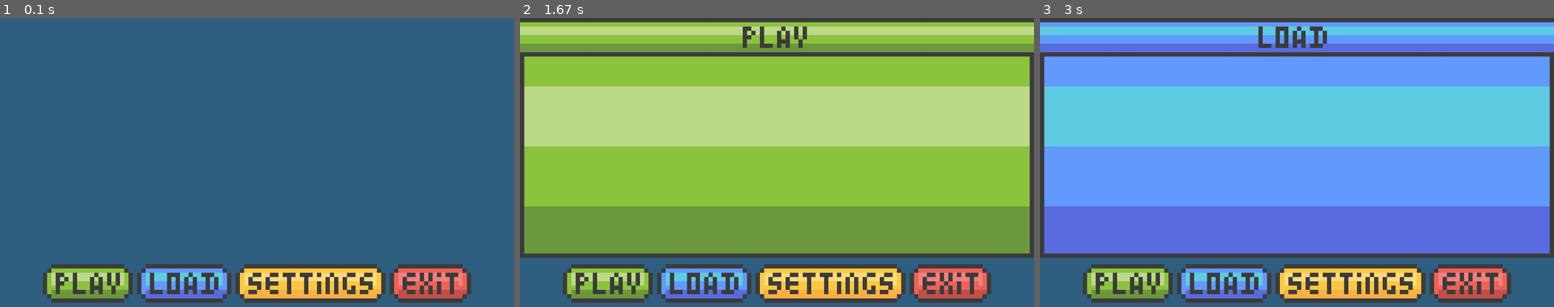
Above: before the commit, frames 1-3 (left to right).
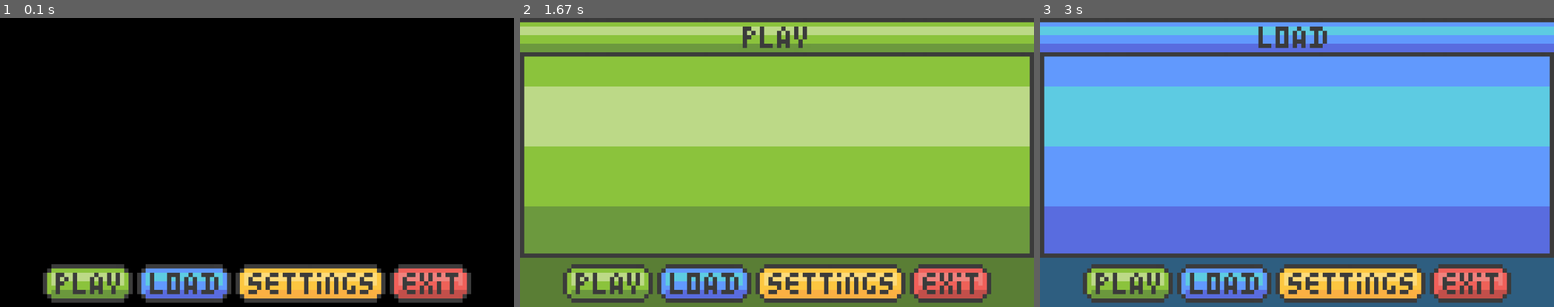
Above: after the commit, the same moments.

Repository: ale12d/pygame_project_1
Game: pygame game, started from main.py
The game is run twice, just before and just after one commit, with the same random seed, the same clock (stepped at 60 frames per second) and the same inputs.
Inputs (mouse positions are in pixels of both pictures, inside the frame that each line leads up to):
- Up to frame 1 (0.1 s): no input
- Up to frame 2 (1.67 s): click (607, 283) at 0.38 s
- Up to frame 3 (3 s): click (1225, 283) at 1.72 s

The runs differ from the first frame. In frame 1, 90% of the frame differs, in the area x 0-100%, y 0-100%; in frame 2, 6.9%; in frame 3, nothing differs.

Commit message:
add click sound + fix fullscreen settings

Diff:
--- a/controllers/main_controller.py
+++ b/controllers/main_controller.py
@@ -12,10 +12,12 @@
         self.in_settings = False
         self.in_play = False
         self.in_load = False
+        self.fullscreen = False
 
     def start(self):
         pygame.init()
-        screen = pygame.display.set_mode((1920, 1080))
+        screen = pygame.display.set_mode((0, 0), pygame.FULLSCREEN)
+        self.fullscreen = True
         pygame.display.set_caption(self.app_name)
 
         while True:
@@ -25,8 +27,8 @@
             clock = Clock()
             clock.set_framerate(FRAMERATE)
 
-            main_menu = MainMenuController(self.event, self.in_settings, self.in_play, self.in_load)
-            self.in_settings, self.in_play, self.in_load = main_menu.setup_view(screen)
+            main_menu = MainMenuController(self.event, self.in_settings, self.in_play, self.in_load, self.fullscreen)
+            self.in_settings, self.in_play, self.in_load, self.fullscreen = main_menu.setup_view(screen)
 
             pygame.display.update()
 
--- a/controllers/main_menu.py
+++ b/controllers/main_menu.py
@@ -4,40 +4,19 @@
 
 
 class MainMenuController:
-    def __init__(self, event, in_settings, in_play, in_load):
+    def __init__(self, event, in_settings, in_play, in_load, fullscreen):
         self.event = event
         self.in_settings = in_settings
         self.in_play = in_play
         self.in_load = in_load
+        self.fullscreen = fullscreen
+
 
     def setup_view(self, screen):
-        mx, my = pygame.mouse.get_pos()
-        mouse = Mouse(self.event)
 
-        keyboard = Keyboard(self.event)
-        keyboard.arrow_keys()
+        self.in_settings, self.in_play, self.in_load, self.fullscreen = MainMenuController.menu_buttons(self, screen)
 
-        main_menu = MainMenu()
-        play_button, load_button, settings_button, exit_button = main_menu.display(screen)
-
-        if play_button.collidepoint((mx, my)) or self.in_play is True:
-            click = mouse.click_check()
-            if click or self.in_play is True:
-                MainMenuController.play(self, screen, mx, my, mouse)
-        if load_button.collidepoint((mx, my)) or self.in_load is True:
-            click = mouse.click_check()
-            if click or self.in_load is True:
-                MainMenuController.load(self, screen, mx, my, mouse)
-        if settings_button.collidepoint((mx, my)) or self.in_settings is True:
-            click = mouse.click_check()
-            if click or self.in_settings is True:
-                MainMenuController.settings(self, screen, mx, my, mouse)
-        if exit_button.collidepoint((mx, my)):
-            click = mouse.click_check()
-            if click:
-                MainMenuController.quit(self)
-
-        return self.in_settings, self.in_play, self.in_load
+        return self.in_settings, self.in_play, self.in_load, self.fullscreen
 
     def play(self, screen, mx, my, mouse):
         self.in_play = True
@@ -47,6 +26,9 @@
         play = PlayMenu()
         play.display(screen)
 
+        main_menu = MainMenu()
+        main_menu.display(screen)
+
     def load(self, screen, mx, my, mouse):
         self.in_load = True
         self.in_play = False
@@ -54,6 +36,9 @@
 
         load = LoadMenu()
         load.display(screen)
+
+        main_menu = MainMenu()
+        main_menu.display(screen)
 
     def settings(self, screen, mx, my, mouse):
         self.in_settings = True
@@ -66,12 +51,70 @@
         if fullscreen_img_button.collidepoint((mx, my)):
             click = mouse.click_check()
             if click:
-                pygame.display.set_mode((0, 0), pygame.FULLSCREEN)
+                if not self.fullscreen:
+                    pygame.display.set_mode((0, 0), pygame.FULLSCREEN)
+                    self.fullscreen = True
+                else:
+                    pygame.display.set_mode((1152, 648))
+                    self.fullscreen = False
+
         if resolution_1_button.collidepoint((mx, my)):
             click = mouse.click_check()
             if click:
                 pygame.display.set_mode((1152, 648))
 
+        main_menu = MainMenu()
+        main_menu.display(screen)
+
     def quit(self):
         pygame.quit()
         exit()
+
+
+    def menu_buttons(self, screen):
+        mx, my = pygame.mouse.get_pos()
+        mouse = Mouse(self.event)
+
+        keyboard = Keyboard(self.event)
+        keyboard.arrow_keys()
+
+        sound = Sound()
+
+        main_menu = MainMenu()
+        play_button, load_button, settings_button, exit_button = main_menu.display(screen)
+
+        if play_button.collidepoint((mx, my)) or self.in_play :
+            click = mouse.click_check()
+            if click and play_button.collidepoint((mx, my)) and not self.in_play:
+                sound.click_sound()
+            if click or self.in_play is True:
+                MainMenuController.play(self, screen, mx, my, mouse)
+
+        if load_button.collidepoint((mx, my)) or self.in_load :
+            click = mouse.click_check()
+            if click and load_button.collidepoint((mx, my)) and not self.in_load:
+                sound.click_sound()
+            if click or self.in_load is True:
+                MainMenuController.load(self, screen, mx, my, mouse)
+
+        if settings_button.collidepoint((mx, my)) or self.in_settings :
+            click = mouse.click_check()
+            if click and settings_button.collidepoint((mx, my)) and not self.in_settings:
+                sound.click_sound()
+            if click or self.in_settings is True:
+                MainMenuController.settings(self, screen, mx, my, mouse)
+
+        if exit_button.collidepoint((mx, my)):
+            click = mouse.click_check()
+            if click:
+                MainMenuController.quit(self)
+
+        return self.in_settings, self.in_play, self.in_load, self.fullscreen
+
+class Sound:
+    def __int__(self):
+        pass
+
+    def click_sound(self):
+        click_sound = pygame.mixer.Sound("sounds/click_sound.wav")
+        pygame.mixer.Sound.play(click_sound)
--- a/views/main_menu.py
+++ b/views/main_menu.py
@@ -9,8 +9,6 @@
         screen_width = screen.get_width()
         screen_height = screen.get_height()
 
-
-        screen.fill((48, 96, 130))
         play_img = pygame.image.load('medias/play_btn.png').convert_alpha()
         load_img = pygame.image.load('medias/load_btn.png').convert_alpha()
         settings_img = pygame.image.load('medias/settings_btn.png').convert_alpha()
@@ -44,6 +42,7 @@
         pass
 
     def display(self, screen):
+        screen.fill((92, 128, 55))
         screen_width = screen.get_width()
         rx = screen_width / 120
         play_bar = pygame.image.load('medias/play_bar.png').convert_alpha()
@@ -56,6 +55,7 @@
         pass
 
     def display(self,screen):
+        screen.fill((48, 96, 130))
         screen_width = screen.get_width()
         rx = screen_width / 120
         load_bar = pygame.image.load('medias/load_bar.png').convert_alpha()
@@ -68,17 +68,17 @@
         pass
 
     def display(self, screen):
+        screen.fill((244, 194, 61))
         screen_width = screen.get_width()
         rx = screen_width / 120
         settings_bar = pygame.image.load('medias/settings_bar.png').convert_alpha()
 
         settings_bar = pygame.transform.scale(settings_bar, (int(settings_bar.get_width() * rx), int(settings_bar.get_height() * rx)))
+        screen.blit(settings_bar, (0, 0))
 
         fullscreen_img = pygame.image.load('medias/settings_fullscreen_btn.png').convert_alpha()
         resolution_1_img = pygame.image.load('medias/settings_resolution_1_btn.png').convert_alpha()
+        fullscreen_img_button = MainMenu.button(self, screen, (-40, 0), fullscreen_img)
 
-        fullscreen_img_button = MainMenu.button(self, screen, (-40, 0), fullscreen_img)
         resolution_1_button = MainMenu.button(self, screen, (-40, 300), resolution_1_img)
-
-        screen.blit(settings_bar, (0, 0))
         return fullscreen_img_button, resolution_1_button
Not shown, added: sounds/click_sound.wav
